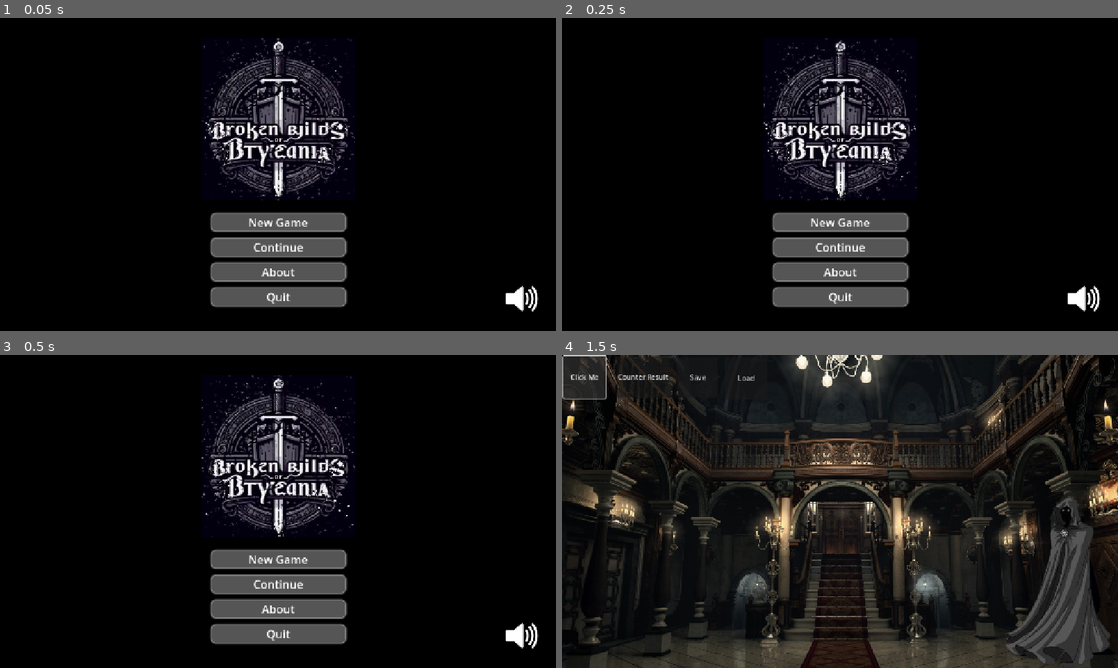
Above: before the commit, frames 1-4 (two rows, left to right).
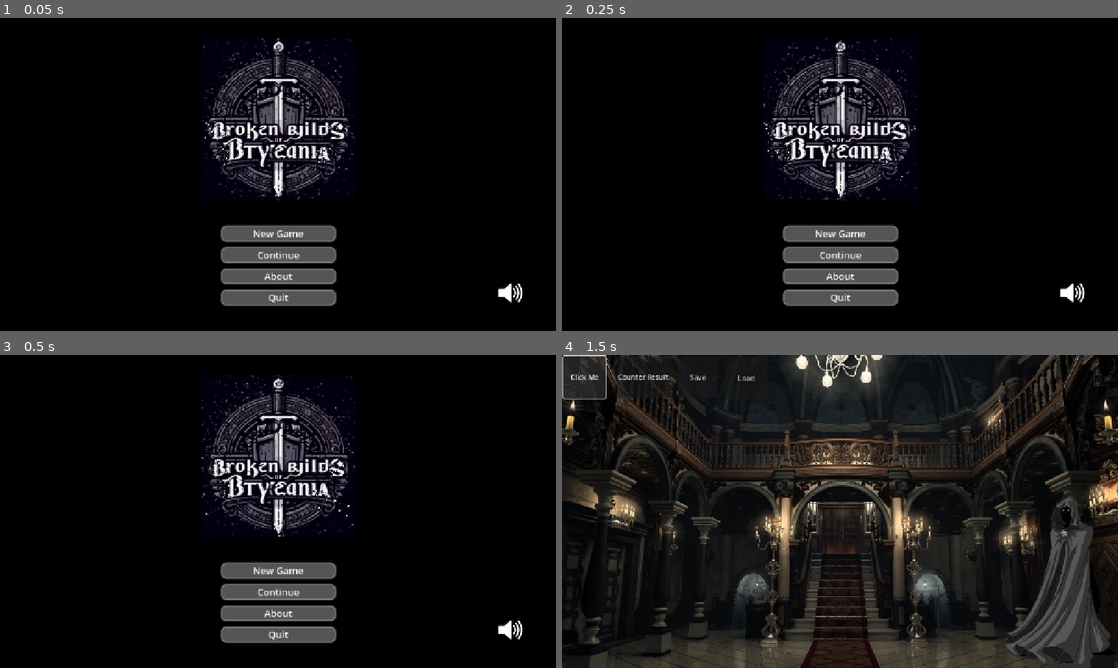
Above: after the commit, the same moments.

Repository: AliAlbabily/Godot-Project
Game: Godot game, scene res://scenes/main_menu.tscn
Same seed, same stepped clock (60 frames per second), same inputs: the game is played once before the commit and once after it.
Inputs:
- Up to frame 1 (0.05 s): no input
- Up to frame 2 (0.25 s): no input
- Up to frame 3 (0.5 s): no input
- Up to frame 4 (1.5 s): click "New Game" at 0.5 s; click "Click Me" at 1.25 s

The runs differ from the first frame. In frame 1, 4.9% of the frame differs, in the area x 37-97%, y 62-94%; in frame 2, 4.9%; in frame 3, 4.9%; in frame 4, nothing differs.

Commit message:
Few changes to main_menu

Diff:
--- a/scenes/main_menu.tscn
+++ b/scenes/main_menu.tscn
@@ -305,24 +305,25 @@
 
 [node name="VBoxContainer" type="VBoxContainer" parent="."]
 layout_mode = 1
-anchors_preset = 8
+anchors_preset = 7
 anchor_left = 0.5
-anchor_top = 0.5
+anchor_top = 1.0
 anchor_right = 0.5
-anchor_bottom = 0.5
-offset_left = -153.5
-offset_top = 90.0
-offset_right = 153.5
-offset_bottom = 301.0
+anchor_bottom = 1.0
+offset_left = -129.5
+offset_top = -240.0
+offset_right = 129.5
+offset_bottom = -62.0
 grow_horizontal = 2
-grow_vertical = 2
+grow_vertical = 0
 theme_override_constants/separation = 18
 
 [node name="Button" type="Button" parent="VBoxContainer"]
 layout_mode = 2
 size_flags_vertical = 3
+mouse_default_cursor_shape = 2
 theme_override_colors/font_color = Color(1, 1, 1, 1)
-theme_override_font_sizes/font_size = 26
+theme_override_font_sizes/font_size = 22
 theme_override_styles/focus = SubResource("StyleBoxEmpty_ekxnf")
 theme_override_styles/hover = SubResource("StyleBoxFlat_bqqt6")
 theme_override_styles/pressed = SubResource("StyleBoxFlat_wu84c")
@@ -333,8 +334,9 @@
 [node name="Button2" type="Button" parent="VBoxContainer"]
 layout_mode = 2
 size_flags_vertical = 3
+mouse_default_cursor_shape = 2
 theme_override_colors/font_color = Color(1, 1, 1, 1)
-theme_override_font_sizes/font_size = 26
+theme_override_font_sizes/font_size = 22
 theme_override_styles/focus = SubResource("StyleBoxEmpty_ekxnf")
 theme_override_styles/hover = SubResource("StyleBoxFlat_bqqt6")
 theme_override_styles/pressed = SubResource("StyleBoxFlat_wu84c")
@@ -345,8 +347,9 @@
 [node name="Button3" type="Button" parent="VBoxContainer"]
 layout_mode = 2
 size_flags_vertical = 3
+mouse_default_cursor_shape = 2
 theme_override_colors/font_color = Color(1, 1, 1, 1)
-theme_override_font_sizes/font_size = 26
+theme_override_font_sizes/font_size = 22
 theme_override_styles/focus = SubResource("StyleBoxEmpty_ekxnf")
 theme_override_styles/hover = SubResource("StyleBoxFlat_bqqt6")
 theme_override_styles/pressed = SubResource("StyleBoxFlat_wu84c")
@@ -357,8 +360,9 @@
 [node name="Button4" type="Button" parent="VBoxContainer"]
 layout_mode = 2
 size_flags_vertical = 3
+mouse_default_cursor_shape = 2
 theme_override_colors/font_color = Color(1, 1, 1, 1)
-theme_override_font_sizes/font_size = 26
+theme_override_font_sizes/font_size = 22
 theme_override_styles/focus = SubResource("StyleBoxEmpty_ekxnf")
 theme_override_styles/hover = SubResource("StyleBoxFlat_bqqt6")
 theme_override_styles/pressed = SubResource("StyleBoxFlat_wu84c")
@@ -371,6 +375,7 @@
 position = Vector2(640, 232)
 scale = Vector2(0.73724, 0.737239)
 sprite_frames = SubResource("SpriteFrames_pvas3")
+metadata/_edit_lock_ = true
 
 [node name="TextureRect" type="TextureRect" parent="."]
 visible = false
@@ -400,12 +405,13 @@
 anchor_top = 1.0
 anchor_right = 1.0
 anchor_bottom = 1.0
-offset_left = -80.0
-offset_top = -76.0
-offset_right = -40.0
-offset_bottom = -36.0
+offset_left = -136.0
+offset_top = -119.0
+offset_right = -76.0
+offset_bottom = -59.0
 grow_horizontal = 0
 grow_vertical = 0
+mouse_default_cursor_shape = 2
 theme_override_styles/focus = SubResource("StyleBoxEmpty_bqqt6")
 theme_override_styles/hover = SubResource("StyleBoxFlat_rtw2f")
 theme_override_styles/pressed = SubResource("StyleBoxFlat_8ln24")
Binary file changed: icons/volume_off.png
Not shown, changed: icons/volume_off.png.import
Binary file changed: icons/volume_on.png
Not shown, changed: icons/volume_on.png.import
